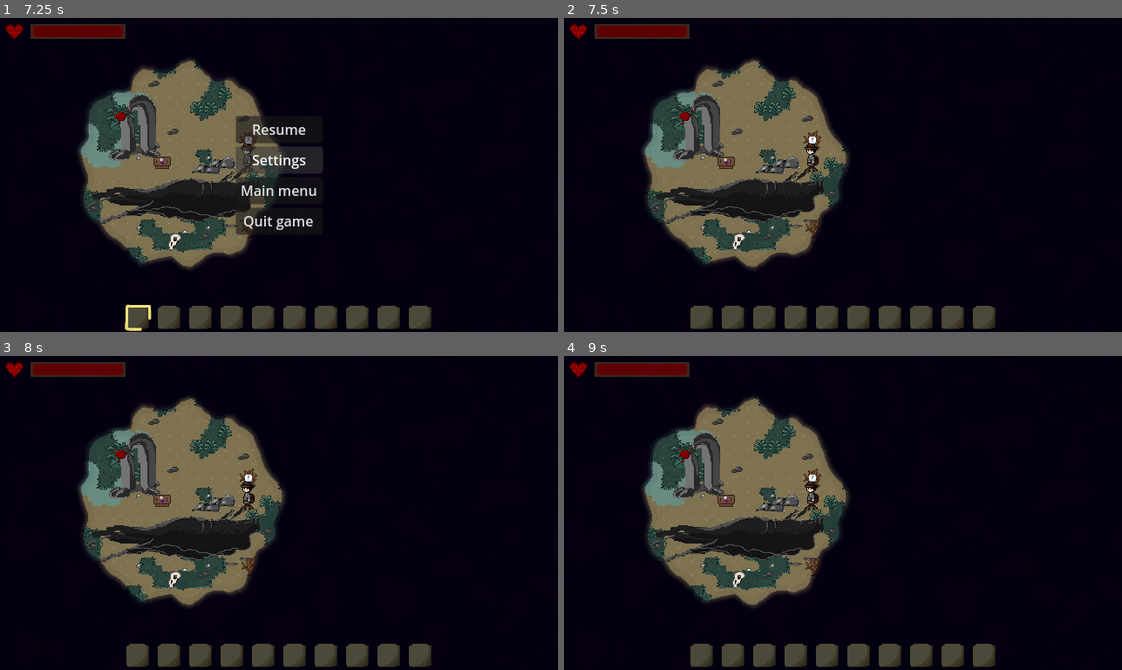
Above: before the commit, frames 1-4 (two rows, left to right).
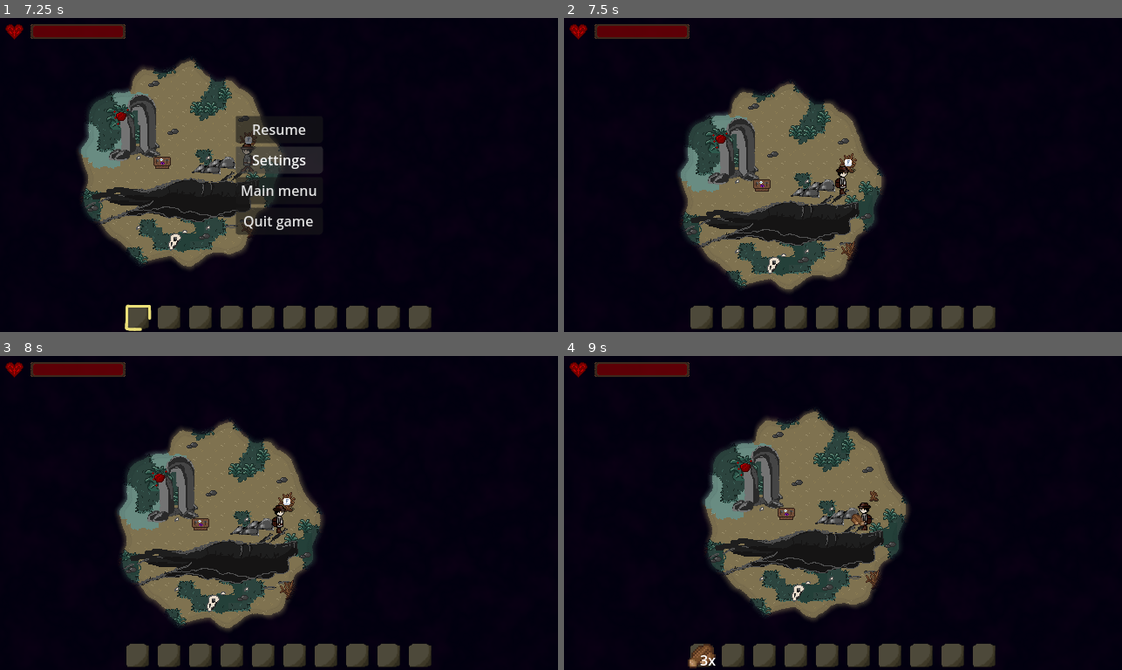
Above: after the commit, the same moments.

Repository: TimoRoggel/EverDark
Game: Godot game, scene res://UI/Main menu/main_menu.tscn
Same seed, same stepped clock (60 frames per second), same inputs: the game is played once before the commit and once after it. The engine's default icon, where the game draws it, is replaced by a stand-in: a white triangle on a blue panel in a dark square. Sound files missing from this copy of the repository are replaced by a short silence.
Inputs (mouse positions are in pixels of both pictures, inside the frame that each line leads up to):
- Up to frame 1 (7.25 s): click "Start a new game" at 0.5 s; click "Start a new game" at 1.25 s; click "OK" at 2 s; tap Enter at 2.75 s; move the mouse to (401, 159) at 2.77 s; hold D (right) 2.78-3.5 s; tap R (eat) at 2.85, 4.55, 6.05 s; click (401, 159) at 2.92 s; drag from (167, 190) to (279, 162) at 3.52 s; move the mouse to (334, 105) at 4.27 s; hold D (right) 4.28-5 s; hold Right mouse button (block) 4.28-5 s; drag from (251, 237) to (357, 146) at 5.02 s; move the mouse to (446, 222) at 5.77 s; hold A (left) 5.78-6.5 s; hold Q (drop_item) 5.78-6.5 s; tap Escape (pause) at 6.4 s; drag from (111, 127) to (251, 149) at 6.52 s
- Up to frame 2 (7.5 s): click "Resume" at 7.25 s
- Up to frame 3 (8 s): no input
- Up to frame 4 (9 s): move the mouse to (870, 513) at 8.02 s; hold S (down) 8.03-8.75 s; tap F (interact) at 8.1 s; click (870, 513) at 8.17 s; tap R (eat) at 8.3 s; tap Space at 8.75 s; drag from (759, 434) to (815, 575) at 8.77 s

Frame 1 is identical in both runs. In frame 2, 19% of the frame differs, in the area x 13-58%, y 12-88%; in frame 3, 19%; in frame 4, 21%, in the area x 13-62%, y 12-100%.

Commit message:
Add resetting enemies on death
- and fix cant unpause from pause menu

Diff:
--- a/UI/Pause Menu/pause_menu.gd
+++ b/UI/Pause Menu/pause_menu.gd
@@ -31,7 +31,6 @@
 	if not GameManager.paused and not GameManager.ui_open:
 		get_tree().paused = true
 		GameManager.paused = true
-		GameManager.ui_open = true
 	visible = true
 	paused = true
 
@@ -39,7 +38,6 @@
 	if GameManager.paused and not GameManager.ui_open:
 		get_tree().paused = false
 		GameManager.paused = false
-		GameManager.ui_open = false
 	visible = false
 	paused = false
 
--- a/scripts/components/death_component.gd
+++ b/scripts/components/death_component.gd
@@ -22,6 +22,8 @@
 func entity_died():
 	# resetting health right away, otherwise an loop will be caused
 	is_dead = true
+	await get_tree().create_timer(1.0).timeout
+	is_dead = false
 	entity.health.reset()
 	inventory = controller.inventory
 	if inventory:
@@ -37,7 +39,6 @@
 func respawn():
 	controller.death_view.hide()
 	await get_tree().create_timer(.5).timeout
-	is_dead = false
 	entity.global_position = respawn_point
 	controller.hitbox.is_active = true
 	controller.set_physics_process(true)
--- a/scripts/tools/entity_spawner.gd
+++ b/scripts/tools/entity_spawner.gd
@@ -24,6 +24,7 @@
 
 var spawn_timer: Timer = null
 var spawned_entities: Array[Node2D] = []
+var enemies_just_reset : bool = false
 
 func _ready() -> void:
 	if Engine.is_editor_hint():
@@ -47,6 +48,16 @@
 		for i: int in range(min(int(ceil(GameManager.get_randomized_value(amount, randomness))), capacity - spawned_entities.size())):
 			spawn_entity()
 	restart_timer()
+
+
+func _process(delta: float) -> void:
+	if GameManager.player.death:
+		if GameManager.player.death.is_dead:
+			if not enemies_just_reset:
+				reset_enemies()
+				enemies_just_reset = true
+				await get_tree().create_timer(1.0).timeout
+				enemies_just_reset = false
 
 func spawn_entity() -> void:
 	var spawn_position: Vector2 = Vector2.ZERO
@@ -73,6 +84,13 @@
 		return
 	spawned_entity.queue_free()
 
+func reset_enemies():
+	var spawn_position = get_randomized_spawn_location()
+	while Generator.layer.get_cell_tile_data(Generator.layer.local_to_map(spawn_position)):
+		spawn_position = get_randomized_spawn_location()
+	for enemy in spawned_entities:
+		enemy.global_position = get_randomized_spawn_location()
+
 func restart_timer() -> void:
 	spawn_timer.start(GameManager.get_randomized_value(get_spawn_rate(), randomness))
 
